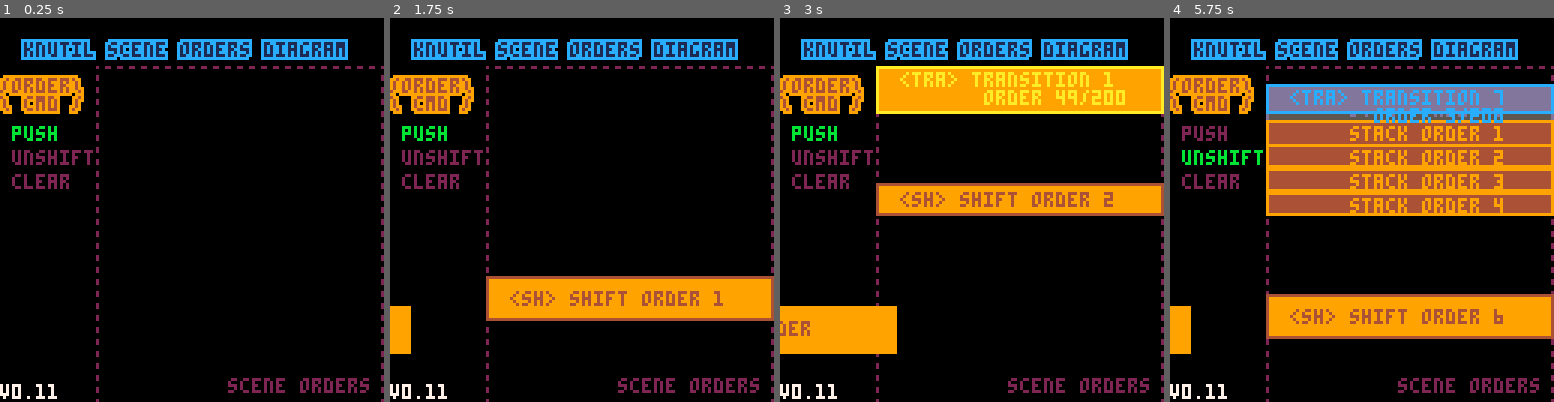
Above: before the commit, frames 1-4 (left to right).
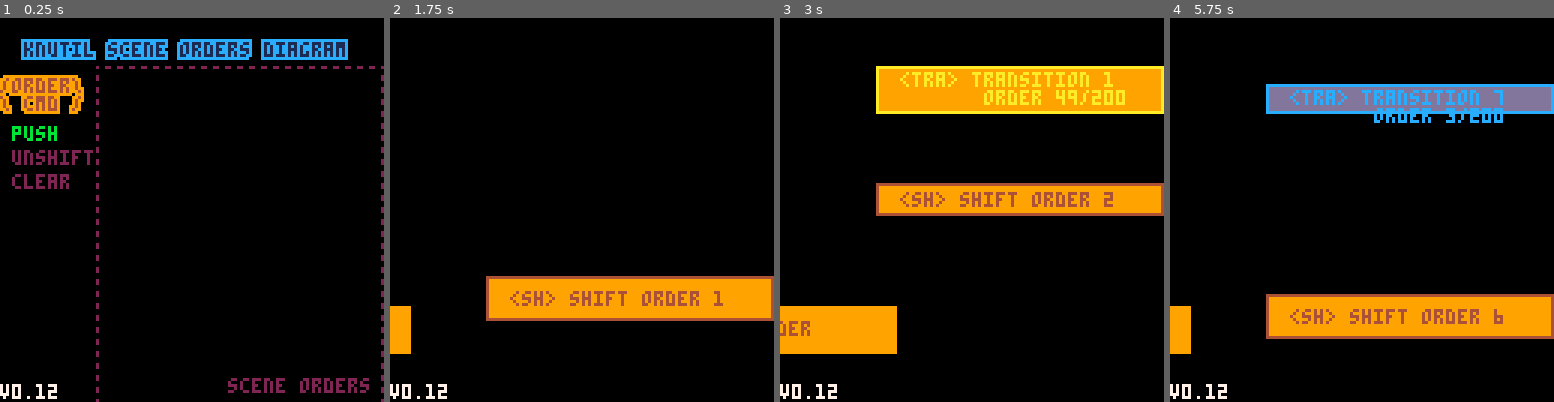
Above: after the commit, the same moments.

Repository: bitchunk/knutil
Game: PICO-8 cartridge knutil.p8
Two runs of this game, one before a commit and one after it. Both use one fixed random seed, a clock stepped at 60 frames per second and the inputs below.
Inputs:
- Up to frame 1 (0.25 s): no input
- Up to frame 2 (1.75 s): tap O (Z key) at 0.7, 1.7 s; hold Right from 1.6 s (still down)
- Up to frame 3 (3 s): release Right at 2.1 s; tap O (Z key) at 2.1, 2.5, 2.9 s; hold Up 2.15-2.42 s; hold Right from 2.47 s (still down)
- Up to frame 4 (5.75 s): release Right at 3.03 s; hold Left 3.08-3.58 s; tap O (Z key) every 0.4 s from 3.3 to 5.7 s; hold Down 3.63-3.97 s; hold Right 4.02-4.68 s; hold Up 4.73-5.03 s; hold Left 5.08-5.68 s; hold Down from 5.73 s (still down)

The runs differ from the first frame. In frame 1, less than 0.1% of the frame differs, in the area x 12-15%, y 95-99%; in frame 2, 8.5%; in frame 3, 8.1%; in frame 4, 28%, in the area x 0-100%, y 5-100%.

Commit message:
dmpをexrectを保留（sgnまち）

Diff:
--- a/knutil.p8
+++ b/knutil.p8
@@ -1,9 +1,9 @@
 pico-8 cartridge // http://www.pico-8.com
-version 37
+version 41
 __lua__
---knutil_0.11
+--knutil_0.12
 --@shiftalow / bitchunk
-version='v0.11'
+version='v0.12'
 function tonorm(s)
 if s=='true' then return true
 elseif s=='false' then return false
@@ -101,7 +101,7 @@
 end
 
 function rceach(p,f)
-p=rfmt(p)
+p=_rfmt(p)
 for y=p.y,p.ey do
 for x=p.x,p.ex do
 f(x,y,p)
@@ -153,11 +153,6 @@
 
 function amid(c,a)
 return mid(c,a,-a)
-end
-
-function bmch(b,m,l)
-b=band(b,m)
-return l and b~=0 or b==m
 end
 
 function htbl(ht,c)
@@ -192,31 +187,31 @@
 mkrs,hovk,_mnb=htbl'x y w h ex ey r p'
 ,htbl'{x y}{x ey}{ex y}{ex ey}'
 ,htbl'con hov ud rs rf cs cf os of cam'
-function rfmt(p)
+function _rfmt(p)
 local x,y,w,h=unpack(ttable(p) or _split(p,' ',true))
 return comb(mkrs,{x,y,w,h,x+w-1,y+h-1,w/2,p})
 end
 
 function exrect(p)
-local o=rfmt(p)
+local o=_rfmt(p)
 return cat(o,comb(_mnb,{
-function(x,y)
+function(p,y)
 if y then
-return inrng(x,o.x,o.ex) and inrng(y,o.y,o.ey)
+return inrng(p,o.x,o.ex) and inrng(y,o.y,o.ey)
 else
-return o.con(x.x,x.y) and o.con(x.ex,x.ey)
-end
-end
-,function(r,p)
+return o.con(p.x,p.y) and o.con(p.ex,p.ey)
+end
+end
+,function(r,i)
 local h
 for i,v in pairs(hovk) do
 h=h or o.con(r[v[1]],r[v[2]])
 end
-return h or p==nil and r.hov(o,true)
+return h or i==nil and r.hov(o,true)
 end
 ,function(p,y,w,h)
 return cat(
-o,rfmt((tonum(p) or not p) and {p or o.x,y or o.y,w or o.w,h or o.h} or p
+o,_rfmt((tonum(p) or not p) and {p or o.x,y or o.y,w or o.w,h or o.h} or p
 ))
 end
 ,function(col,f)
@@ -252,7 +247,7 @@
 function(d,r,c)
 local f,t=unpack(ttable(d) or split(d))
 r=r or o.dur
-return min(c or o.cnt,r)/256*(t-f)/r*256+f
+return min(c or o.cnt,r)/max(r,1)*(t-f)+f
 end
 ,0,false
 ,...
@@ -315,11 +310,11 @@
 end
 ,{},v
 }))
-return _scal[v]
+return o
 end)
 end
 
-function cmdscenes(b,p)
+function cmdscenes(b,p,...)
 local res={}
 tmap(split(b,"\n",' '),function(v,i)
 local s,m,f,d=unpack(v)
@@ -327,62 +322,99 @@
 add(res,_scal[s][m](f,tonum(d),p or {}))
 end
 end)
-return res
+return res, ... and cmdscenes(...)
+end
+
+function transition(v)
+ v.tra()
 end
 -->8
 --dmp
-function dmp(v,s)
-if not s then
-_dmpl,s={},'\f6'
-end
-
+
+--function dmp(v,q,s)
+--if not s then
+--_dmpl,s={},'\f6'
+--end
+--
+--tmap(ttable(v) or {v},function(str,i)
+--	if ttable(str) then
+--	 add(_dmpl,s..i..'{')
+--		dmp(str,s..' ')
+--	 v=add(_dmpl,s..'\f6}')
+--	else
+--		if v then
+--		add(_dmpl,s)
+--		end
+--	 _dmpl[#_dmpl],v=join('',_dmpl[#_dmpl],
+--	 tonum(i) and '' or i,
+--	 comb(split[[
+--number string boolean function nil
+--]],split"#:\ff $:\fc %:\fe *:\fb !:\f2"
+--)[type(str)],tostr(str),' \f6')
+--	end
+--end)
+--if s=='\f6' then
+--cls()
+--foreach(_dmpl,print)
+--stop()
+--end
+--end
+
+function dmp(v,q,s)
+local p
+	if not s then
+		q,s,_dmpx,_dmpy="\f6","",0,0
+	end
 tmap(ttable(v) or {v},function(str,i)
 	if ttable(str) then
-	 add(_dmpl,s..i..'{')
-		dmp(str,s..' ')
-	 v=add(_dmpl,s..'\f6}')
+		q,p=dmp(str,q.."\n"..s..i.."{",s.." ").."\n"..s.."\f6}"
 	else
-		if v then
-		add(_dmpl,s)
+		if not p then
+		q..="\n"..s
 		end
-	 _dmpl[#_dmpl],v=join('',_dmpl[#_dmpl],
-	 tonum(i) and '' or i,
+	 q,p=join('',q,i,
 	 comb(split[[
 number string boolean function nil
-]],split"#:\ff $:\fc %:\fe *:\fb !:\f2"
-)[type(str)],tostr(str),' \f6')
+]],split"\ff#\f6:\ff \fc$\f6:\fc \fe%\f6:\fe \fb*\f6:\fb \f2!\f6:\f2"
+)[type(str)],tostr(str),' \f6'),true
 	end
 end)
-if s=='\f6' then
-cls()
-foreach(_dmpl,print)
-stop()
-end
+	::dmp::
+	if s=='' and not btnp(6) then
+		cls()
+		?q,_dmpx*4,_dmpy*6
+		_dmpx+=sgn(btn(0))-sgn(btn(1))
+		_dmpy+=sgn(btn(2))-sgn(btn(3))
+		flip()
+		goto dmp
+	end
+	return q
+end
+
+_sgn,sgn=sgn,function(v)
+return v==false and 0 or _sgn(v)
 end
 
 --dbg
-_dbgv={}
 function dbg(...)
 if ... then
 add(_dbgv,{...})
 else
 tmap(_dbgv,function(t,y)
-local p=''
-tmap(ttable(t) or {t},function(v,x)
-p..=tostr(v)..' '
-end)
-?p,0,122+(y-#_dbgv)*6,7
+?join(' ',unpack(ttable(t) or {t})),0,122+(y-#_dbgv)*6,7
 end)
 _dbgv={}
 end
 end
+dbg()
+
 
 -->8
 --init vars
 order_cnt = 0
 item_index = 0
 items = split'push unshift clear'
-scenes = mkscenes(split'items stack transition push shift unshift remove')
+scenes = mkscenes(split'library items stack transition push shift unshift remove')
 cls()
 cmdscenes([[
 stack st stacked 0
@@ -420,9 +452,21 @@
  if btnp(⬇️) then
  	item_index += 1
  end
+ if btnp(➡️) then
+ 	cmdscenes[[
+items cl
+stack cl
+library st library_draw 0
+]]
+ end
+end
+
+function library_draw( o )
+cls()
 end
 
 function draw_items( o )
+	outline('knutil scene orders diagram', '8 8 1 12')
 	outline([[/order\
 \ cmd /
 ]],'0 20 4 9')
@@ -563,10 +607,10 @@
 
 function _draw()
 	cls()
-	tmap(scenes,function(v)
-		v.tra()
-	end)
-	outline('knutil scene orders diagram', '8 8 1 12')
+	foreach(scenes,transition)
+--	tmap(scenes,function(v)
+--		v.tra()
+--	end)
 	dbg(version)
 	dbg()
 end
@@ -626,6 +670,24 @@
 -->8
 --[[
 update history
+**v0.12**
+-bmch: unlisted
+-exrect: fix variable and function names
+-scene:
+--rate: adjustment of decimal point overflow countermeasures
+--cmdscenes: continuous call handling
+--added functions for iterators
+-dbg: simplification by join
+-join for long data
+--function join(d,s,...)
+--local a={...}
+--while a[1] do
+--s..=d..deli(a,1)
+--end
+--return s or ''
+--end
+
+
 **v0.11**
 -htd: fixed table values to local variables
 -bpack: specification change from ttoh()
--- a/snippet/dmp.p8
+++ b/snippet/dmp.p8
@@ -1,9 +1,84 @@
 pico-8 cartridge // http://www.pico-8.com
-version 35
+version 41
 __lua__
 --dmp [dmp() dumping table values]
---v0.3
+--v0.4
 --@shiftalow / bitchunk
+--function dmp(v,x)
+--function dmp(v,s)
+function dmp(v,q,s)
+	local tstr={
+		number="\ff#\f6:\ff"
+		,string="\fc$\f6:\fc"
+		,boolean="\fe%\f6:\fe"
+		,["function"]="\fb*\f6:\fb"
+		,["nil"]="\f2!\f6:\f2"
+	}
+	local p
+	if not s then
+	 q,s,_dmpx,_dmpy="\f6","",0,0
+	end
+	v=type(v)=="table" and v or {v}
+	for i,str in pairs(v) do
+		local t=type(str)
+		if t=="table" then
+			q,p=dmp(str,q.."\n"..s..i.."{",s.." ").."\n"..s.."\f6}"
+		else
+			if not p then
+				q..="\n"..s
+			end
+		 q..=(tonum(i) and "" or i)..tstr[t]..tostr(str).."\f6 "
+			p=true
+		end
+	end
+	::dmp::
+	if s=="" and not btnp(6) then
+		cls()
+		?q,_dmpx*4,_dmpy*6
+		_dmpx+=sgn(btn(0))-sgn(btn(1))
+		_dmpy+=sgn(btn(2))-sgn(btn(3))
+		flip()
+		goto dmp
+	end
+	return q
+end
+
+_sgn,sgn=sgn,function(v)
+return v==false and 0 or _sgn(v)
+end
+
+others={}
+others["nil"]=nil
+others["boolean"]={true,false}
+others["function"]=function()end
+dmp({
+[[
+
+-----------------------------
+- dumping table values! -
+-----------------------------]]
+,number={1,2,3}
+,str="string"
+,table={{},{"table"}}
+,other=others
+})
+
+-->8
+--[[
+release note
+v0.1
+	- first release(vdmp)
+
+v0.2
+ - name change: [ vdmp->dmp ]
+ - remove value for print position.
+ - add the type identifier
+    before the table key.
+
+v0.3
+ - fixed comment
+]]--
+-->8
 _dmpl={}
 function dmp(v,x)
 	local tstr={
@@ -44,163 +119,131 @@
 end
 end
 
-others={}
-others["nil"]=nil
-others["boolean"]={true,false}
-others["function"]=function()end
-dmp({
-[[
-
------------------------------
--	dumping table values!	-
------------------------------]]
-,number={1,2,3}
-,str="string"
-,table={{},{'table'}}
-,other=others
-})
-
--->8
---[[
-release note
-v0.1
-	- first release(vdmp)
-
-v0.2
- - name change: [ vdmp->dmp ]
- - remove value for print position.
- - add the type identifier
-    before the table key.
-
-v0.3
- - fixed comment
-]]--
-…(129 lines of a section not shown)…
+…(128 lines of a section not shown)…
